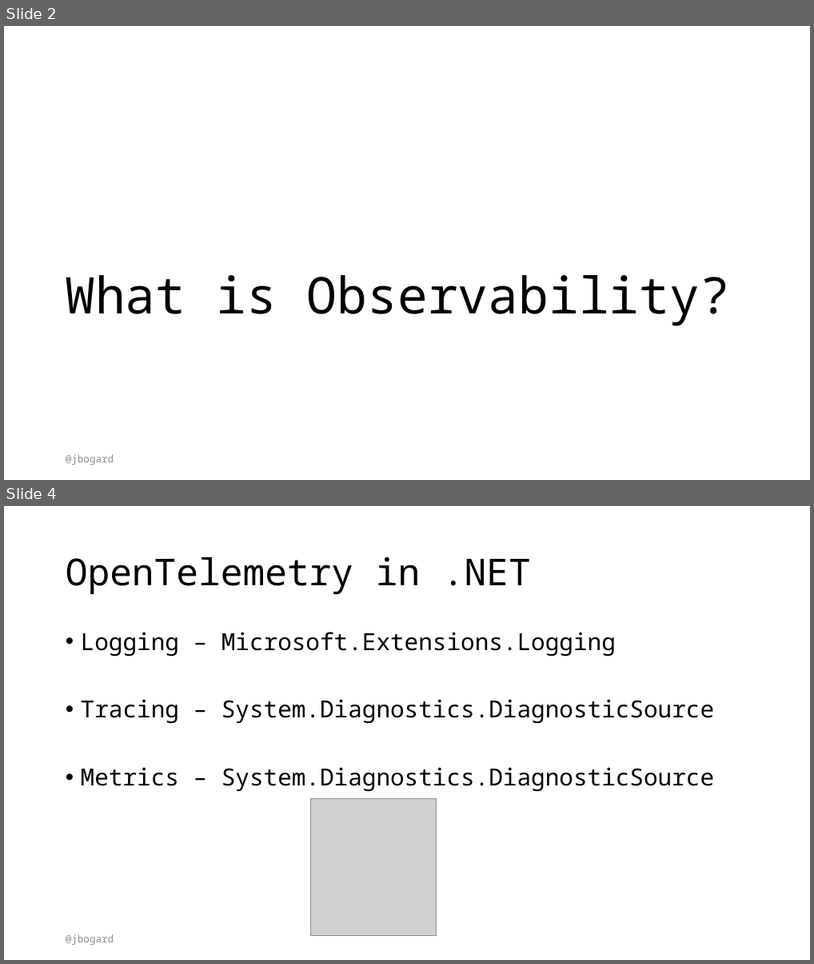
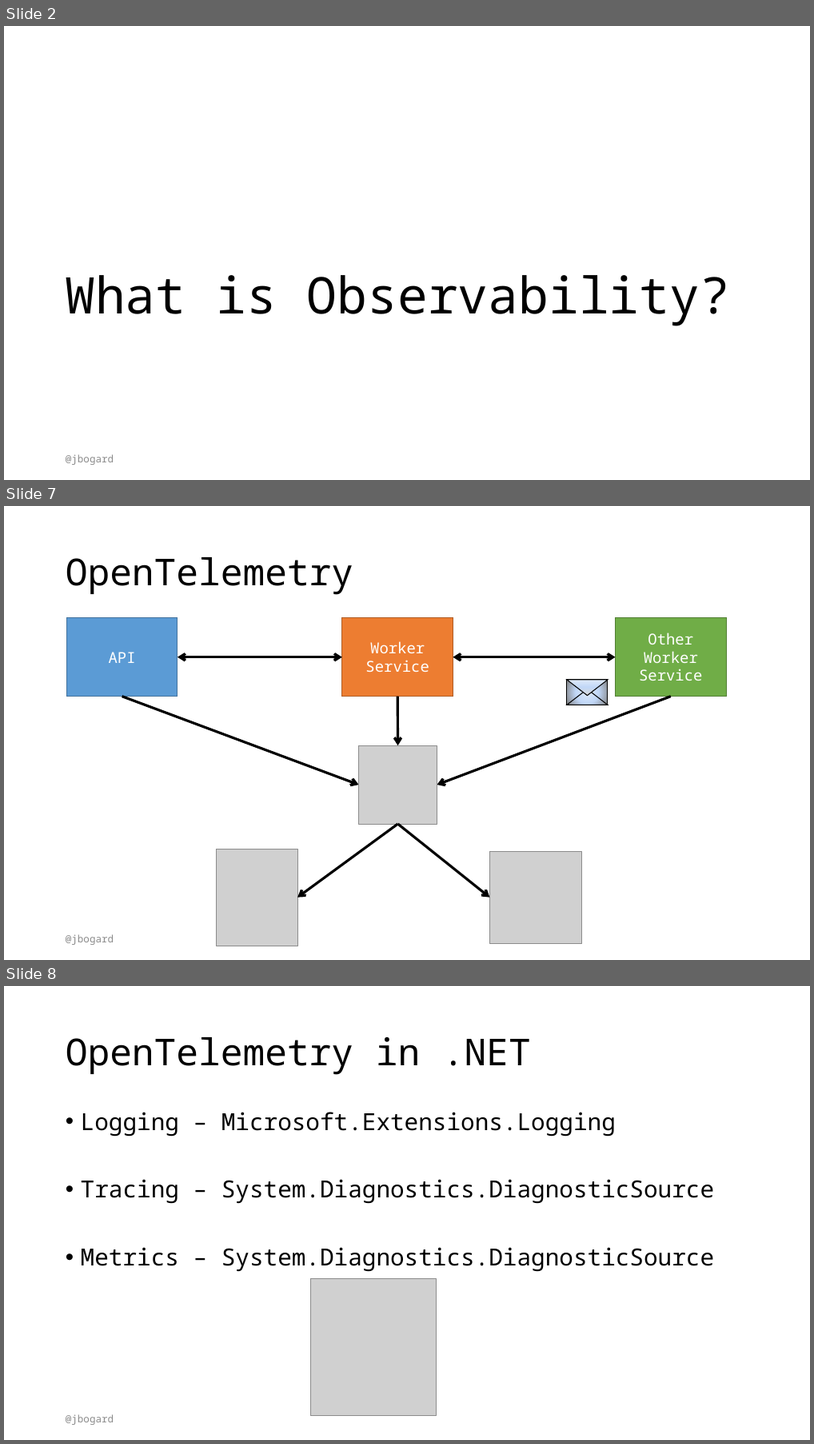
Before and after one commit to jbogard/presentations, a slide deck: DistributedTracing/ObservabilityMadeEasyWithOTelAndDotNet6.pptx. Shown one above the other, each under a label of ours: slides 2 and 4 before the commit, slides 2, 7 and 8 after it; the slides between them are not shown. The pictures are 814x964 and 814x1444 pixels, drawn with LibreOffice and Linux fonts; fonts in the diff are those of the drawing; grey boxes stand for pictures. Boxes give left, top, right and bottom in pixels: in the first picture for what was removed or moved away, otherwise in the second. Text is boxed around its words. In the diff, an @@ line names an element or a change of style, - is before the commit and + after.

```diff
--- a/DistributedTracing/ObservabilityMadeEasyWithOTelAndDotNet6.pptx
+++ b/DistributedTracing/ObservabilityMadeEasyWithOTelAndDotNet6.pptx
@@ slide 7 added at box(4, 506, 810, 960), background #FFFFFF @@
@@ title added at box(66, 557, 354, 595), 44 pt, text #000000 @@
+OpenTelemetry
@@ rectangle added at box(67, 618, 178, 696), fill #5B9BD5, outline #43739E 1 pt, 18 pt, text #FFFFFF @@
+API
@@ rectangle added at box(342, 618, 453, 696), fill #ED7D31, outline #AF5C24 1 pt, 18 pt, text #FFFFFF @@
+Worker Service
@@ rectangle added at box(616, 618, 726, 696), fill #70AD47, outline #538035 1 pt, 18 pt, text #FFFFFF @@
+Other Worker Service
@@ double arrow added from (178, 657) to (342, 657), #000000 3 pt @@
@@ double arrow added from (454, 657) to (616, 657), #000000 3 pt @@
@@ arrow added from (122, 696) to (359, 784), #000000 3 pt @@
@@ arrow added from (398, 696) to (398, 745), #000000 3 pt @@
@@ arrow added from (671, 696) to (437, 784), #000000 3 pt @@
@@ rectangle added at box(567, 680, 608, 705), fill gradient #E1EBFB to #C2D8F8 to #808080, outline #000000 1 pt @@
@@ triangle added at box(567, 689, 608, 705), outline #000000 1 pt @@
@@ triangle added at box(567, 680, 608, 696), fill gradient #E1EBFB to #C2D8F8 to #D9D9D9, outline #000000 1 pt @@
@@ picture added at box(359, 745, 438, 824) @@
@@ arrow added from (398, 824) to (298, 896), #000000 3 pt @@
@@ arrow added from (398, 824) to (490, 896), #000000 3 pt @@
@@ picture added at box(216, 848, 298, 945) @@
@@ picture added at box(490, 851, 582, 943) @@
@@ text added at box(66, 934, 114, 944), 12 pt, text #8C8C8C @@
+@jbogard
@@ what was slide 4 is now slide 8 @@
```
Also in this commit, not shown: 3 slides changed, 3 other slides added, 1 other file.
